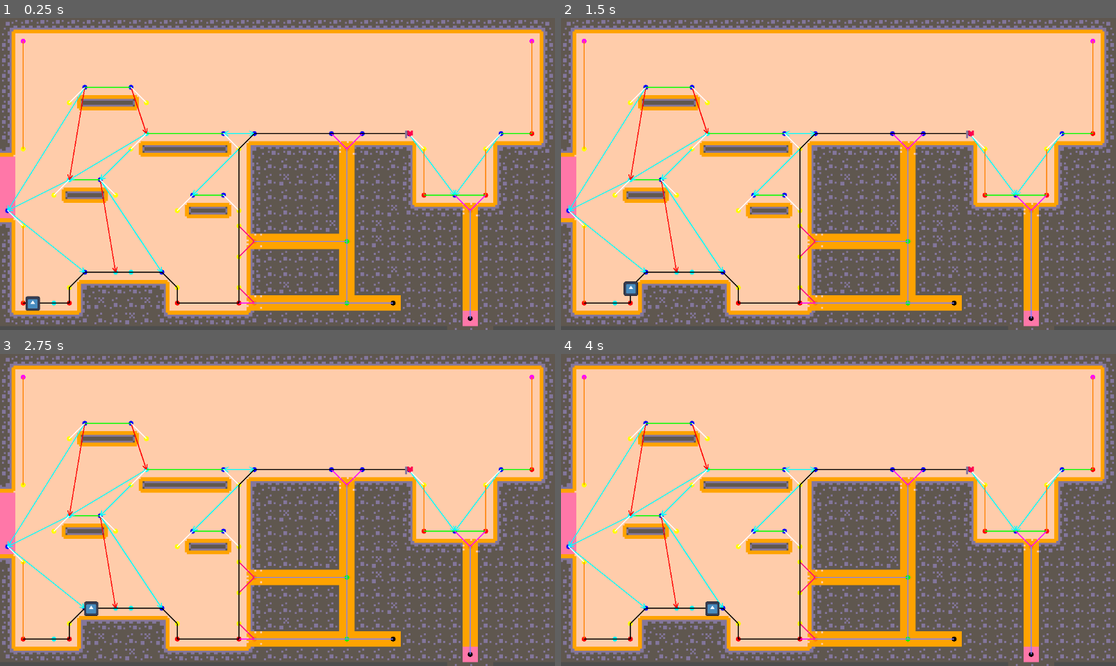
Above: before the commit, frames 1-4 (two rows, left to right).
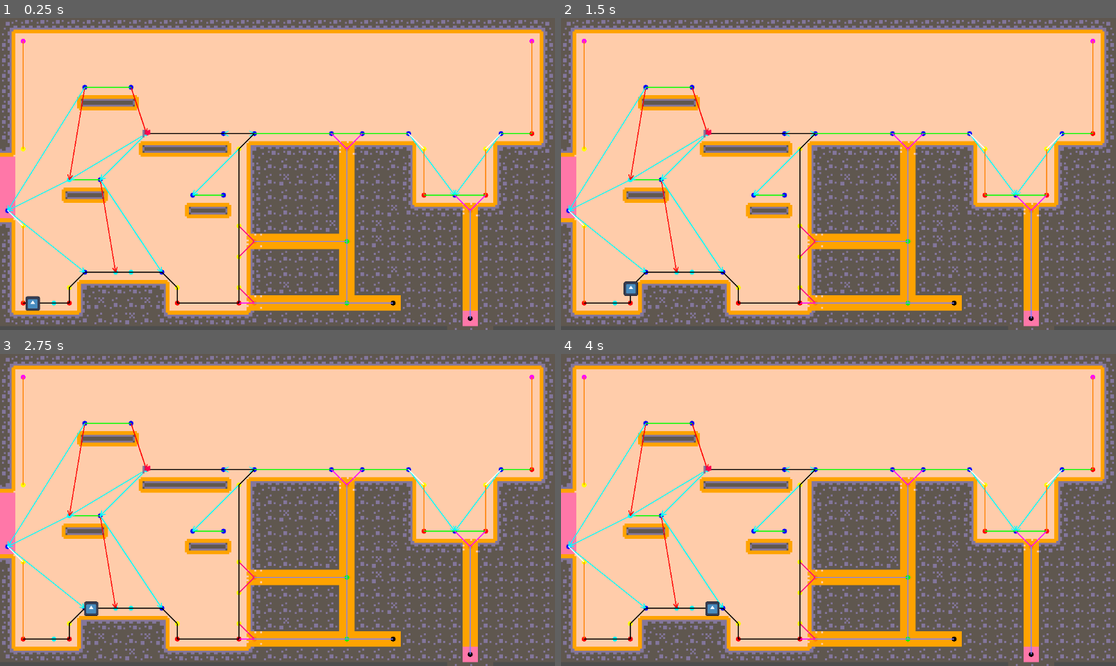
Above: after the commit, the same moments.

Repository: marolmmar1/TFG
Game: Godot game, scene res://Develop/Bioma.tscn
Same seed, same stepped clock (60 frames per second), same inputs: the game is played once before the commit and once after it. The engine's default icon, where the game draws it, is replaced by a stand-in: a white triangle on a blue panel in a dark square.
Inputs:
- Up to frame 1 (0.25 s): no input
- Up to frame 2 (1.5 s): no input
- Up to frame 3 (2.75 s): tap Enter at 2 s
- Up to frame 4 (4 s): no input

The runs differ from the first frame. In frame 1, 0.5% of the frame differs, in the area x 9-75%, y 22-63%; in frame 2, 0.5%; in frame 3, 0.5%; in frame 4, 0.5%.

Commit message:
fixed some other issues with astar graph

Diff:
--- a/AStar/link_helper.gd
+++ b/AStar/link_helper.gd
@@ -150,6 +150,12 @@
 			var node_b = all_nodes[j]
 			if tmhelper.get_adjacent_cells(node_a).has(node_b) and \
 				(wall_nodes.has(node_a) or wall_nodes.has(node_b)):
+
+				# Check if there's at least two terrain tiles below the highest node
+				var highest_node = node_a if node_a.y < node_b.y else node_b
+				if not (tmhelper.is_terrain(highest_node + Vector2i(0, 1)) and tmhelper.is_terrain(highest_node + Vector2i(0, 1) * 2)):
+					continue
+
 				# Add a bidirectional connection
 				astar_nodes[node_a].append(Edge.new(node_a, node_b, Edge.MovementType.SWITCH_CLIMBING))
 				astar_nodes[node_b].append(Edge.new(node_b, node_a, Edge.MovementType.SWITCH_CLIMBING))
--- a/AStar/nodes_helper.gd
+++ b/AStar/nodes_helper.gd
@@ -84,26 +84,27 @@
 	if not (has_left_terrain or has_right_terrain):
 		return false
 
+	var below_left = cell + Vector2i(-1, 1)
+	var above_left = cell + Vector2i(-1, -1)
+	var below_right = cell + Vector2i(1, 1)
+	var above_right = cell + Vector2i(1, -1)
+
+	var c = 0
+
 	# Check if there is terrain on the side below or above (left or right) and non terrain in the other direction
+	# If there's terrain on both sides, there mustn't be above or below one of those (platforms with more than one depth are prohibited next to walls)
 	if has_left_terrain:
-		var below_left = cell + Vector2i(-1, 1)
-		var above_left = cell + Vector2i(-1, -1)
 		if tmhelper.is_terrain(below_left) and tmhelper.is_terrain(above_left):
 			return false
-	elif has_right_terrain:
-		var below_right = cell + Vector2i(1, 1)
-		var above_right = cell + Vector2i(1, -1)
+		if tmhelper.is_terrain(below_left) or tmhelper.is_terrain(above_left):
+			c += 1
+	if has_right_terrain:
 		if tmhelper.is_terrain(below_right) and tmhelper.is_terrain(above_right):
 			return false
-
-	# Check if there is terrain on the left and right side and also below or above those sides
-	if has_left_terrain and has_right_terrain:
-		var below_left = cell + Vector2i(-1, 1)
-		var above_left = cell + Vector2i(-1, -1)
-		var below_right = cell + Vector2i(1, 1)
-		var above_right = cell + Vector2i(1, -1)
-		if (tmhelper.is_terrain(below_left) or tmhelper.is_terrain(above_left)) and (tmhelper.is_terrain(below_right) or tmhelper.is_terrain(above_right)):
-			return false
+		if tmhelper.is_terrain(below_right) or tmhelper.is_terrain(above_right):
+			c += 1
+	if c != 1:
+		return false
 
 	return true
 
--- a/Develop/Bioma.tscn
+++ b/Develop/Bioma.tscn
@@ -316,7 +316,7 @@
 script = ExtResource("5_2xpg2")
 
 [node name="DebugTarget" type="Node2D" parent="."]
-position = Vector2(849, 234)
+position = Vector2(304, 232)
 
 [node name="Sprite2D" type="Sprite2D" parent="DebugTarget"]
 texture_filter = 1
